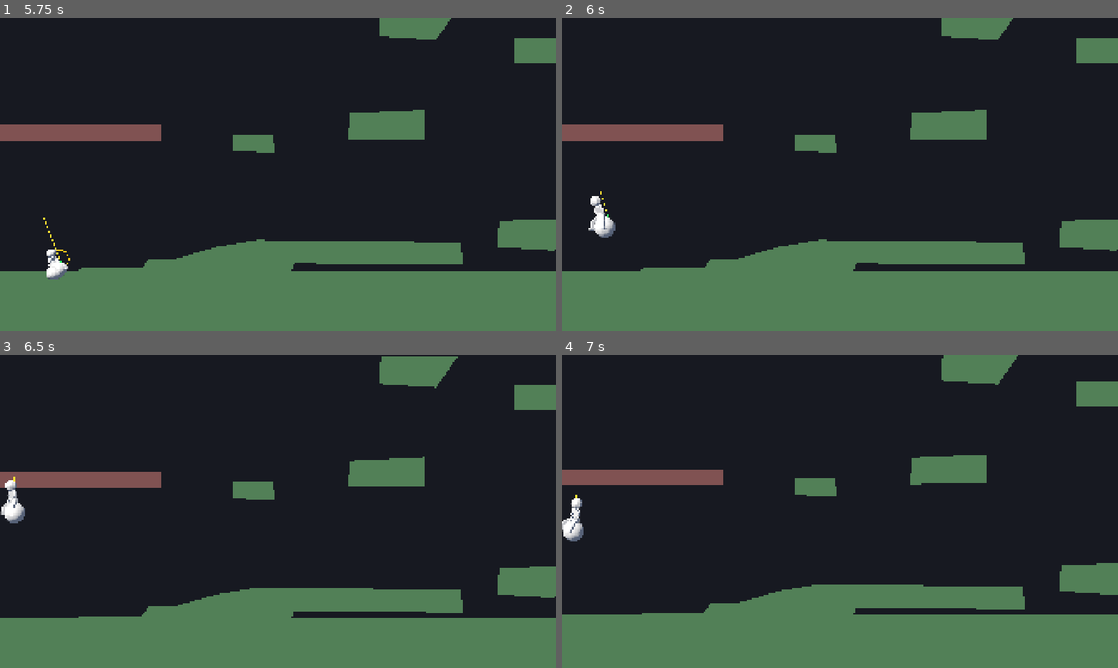
Above: before the commit, frames 1-4 (two rows, left to right).
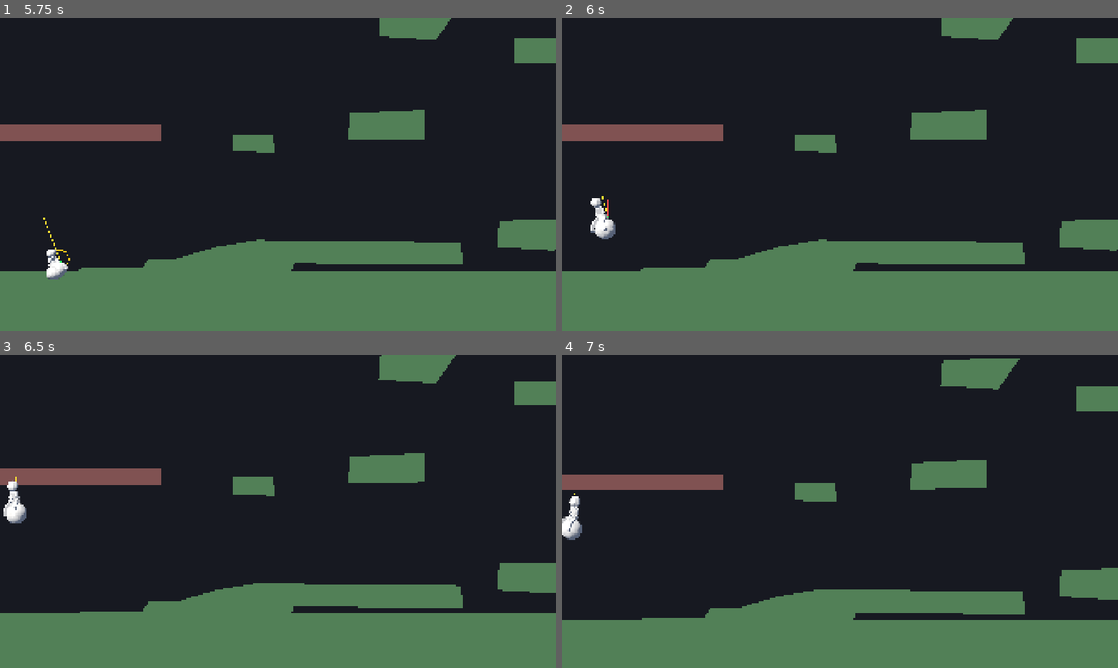
Above: after the commit, the same moments.

Repository: yosiken/poppin_1
Game: Godot game, scene res://scenes/Main.tscn
Two runs of this game, one before a commit and one after it. Both use one fixed random seed, a clock stepped at 60 frames per second and the inputs below.
Inputs (mouse positions are in pixels of both pictures, inside the frame that each line leads up to):
- Up to frame 1 (5.75 s): tap Enter at 0.5 s; move the mouse to (400, 158) at 0.52 s; hold Right (pogo_right) 0.53-1.25 s; hold Space (pogo_charge) 0.53-1.25 s; click (400, 158) at 0.67 s; drag from (166, 190) to (250, 237) at 1.27 s; tap R (pogo_retry) at 2, 2.75, 4.25 s; move the mouse to (333, 105) at 2.02 s; hold Right (pogo_right) 2.03-2.75 s; tap Keypad Enter at 2.1 s; drag from (250, 237) to (111, 127) at 2.77 s; move the mouse to (444, 221) at 3.52 s; hold Left (pogo_left) 3.53-4.25 s; tap 9 at 3.6 s; drag from (111, 127) to (194, 96) at 4.27 s; move the mouse to (305, 174) at 5.02 s; hold Left (pogo_left) from 5.03 s (still down); hold Space (pogo_charge) from 5.03 s (still down); click (305, 174) at 5.17 s
- Up to frame 2 (6 s): release Left (pogo_left) at 5.75 s; release Space (pogo_charge) at 5.75 s; drag from (756, 96) to (728, 190) at 5.77 s
- Up to frame 3 (6.5 s): no input
- Up to frame 4 (7 s): move the mouse to (962, 495) at 6.52 s; hold Right (pogo_right) from 6.53 s (still down); tap Keypad Enter at 6.6 s

Frame 1 is identical in both runs. In frame 2, 0.2% of the frame differs, in the area x 4-10%, y 55-71%; in frame 3, 4.5%; in frame 4, 5.6%, in the area x 0-100%, y 0-85%.

Commit message:
チャージの反射倍率を 1.7 から 1.45 へ
見返り（倍率1.0 比の到達高度の増分）を 20% 前後に合わせる。

実測:
  倍率   落差300px   落差600px   落差900px
  1.40   +12.9%      +18.7%      +19.0%
  1.45   +14.6%      +21.1%      +21.4%
  1.50   +16.3%      +23.6%      +23.7%
  1.70   +25%前後    +30%前後    +33.2%

Co-Authored-By: Claude Opus 5 <noreply@anthropic.com>

Diff:
--- a/scripts/pogo_stats.gd
+++ b/scripts/pogo_stats.gd
@@ -61,7 +61,7 @@
 ## 1.0 にすると従来どおり bounce_add にしかチャージが効かず、
 ## 進入速度を溜めてからチャージしても高く飛べない。
 ## 1.0 より大きくすると「速度を稼いでから溜める」が報われるようになる
-@export_range(1.0, 3.0, 0.05) var charge_restitution_mult := 1.7
+@export_range(1.0, 3.0, 0.05) var charge_restitution_mult := 1.45
 ## スーパージャンプ倍率（スキル解放時のみ有効）
 @export_range(1.0, 4.0, 0.05) var super_mult := 1.8
 ## スーパージャンプのクールタイム (秒)
